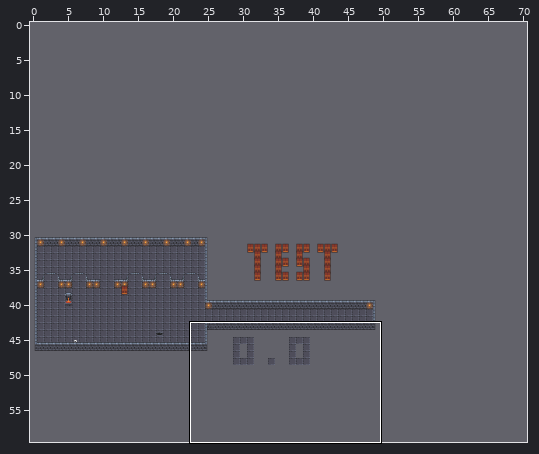
Tiled map (JSON), stored at assets/tilemaps/level-0-floor-0.json. The picture above shows the old version from afar; the outline marks the close-up.
Close-up. Before the commit:
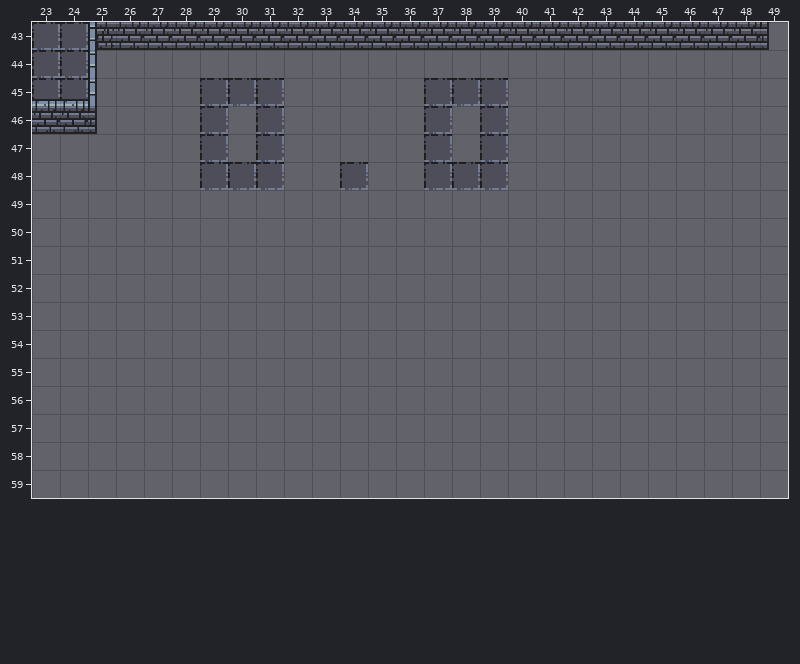
Cells are 32x32 px. Shown: x 23..49, y 43..59. The commit also changed other parts of the map, which this record leaves out. The old version is drawn lined up with the new one.
Now the later version:
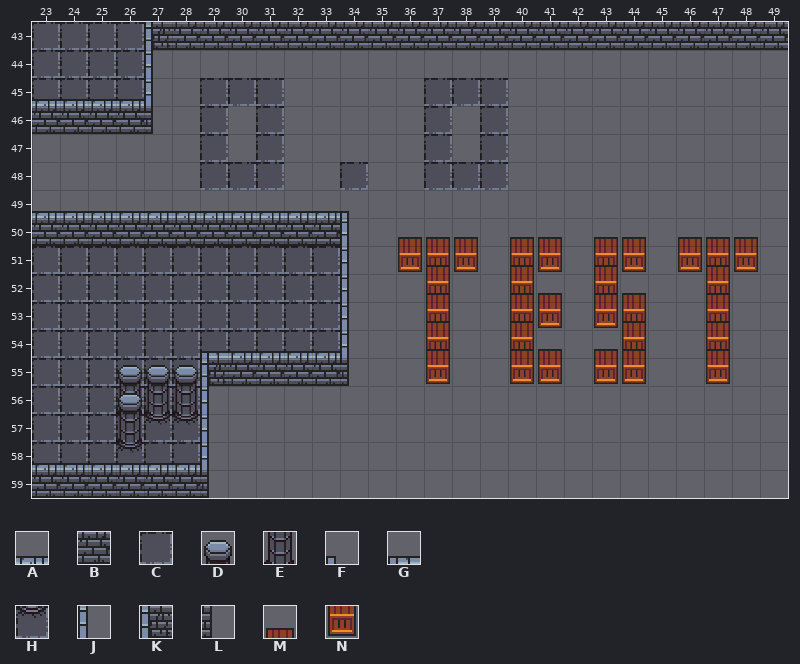
Key: from "tileset": A 2, B 9, C 29, D 40, E 47, F 50, G 51, H 55, J 57, K 58, L 64, M 76, N 83.
_ is an empty cell.
From old to new:
map size 50x25 -> 73x60 cells (old content now starts at 0,25; both pictures use the new coordinates)
Layer "walkable":
The edit adds tile C in rows 43 to 45 at x 25 to 26; in rows 51 to 54 at x 23 to 33; in rows 55 to 56 at x 23 to 28; in row 57 at x 23 to 26; in row 58 at x 23 to 25 and 27 to 28.
The edit adds tile H in row 57 at x 27 to 28; in row 58 at x 26.
Layer "block":
Tile L gives way to tile B in row 43 at x 49; in row 46 at x 25.
The edit adds tile B in row 46 at x 26; in row 50 at x 23 to 33; in row 55 at x 30 to 33; in row 59 at x 23 to 28.
The edit adds tile E in row 56 at x 26 to 28; in row 57 at x 26.
The edit adds tile J in rows 44 to 45 at x 27; in rows 50 to 54 at x 34; in rows 56 to 58 at x 29.
Tile B gives way to tile K in row 43 at x 27.
The edit adds tile K in row 55 at x 29.
The edit adds tile L in row 46 at x 27; in row 55 at x 34; in row 59 at x 29.
The edit adds tile N in row 51 at x 36 to 38, 40 to 41, 43 to 44 and 46 to 48; in row 52 at x 37, 40, 43 and 47; in row 53 at x 37, 40 to 41, 43 to 44 and 47; in row 54 at x 37, 40, 44 and 47; in row 55 at x 37, 40 to 41, 43 to 44 and 47.
The edit erases tile B in row 43 at x 26.
The edit erases tile J in rows 44 to 45 at x 25.
The edit erases tile K in row 43 at x 25.
Layer "above":
The edit adds tile A in row 45 at x 25 to 26; in row 49 at x 23 to 33; in row 54 at x 30 to 33; in row 58 at x 23 to 28.
The edit adds tile D in row 55 at x 26 to 28; in row 56 at x 26.
The edit adds tile F in row 49 at x 34.
The edit adds tile G in row 54 at x 29.
The edit adds tile M in row 50 at x 36 to 38, 40 to 41, 43 to 44 and 46 to 48; in row 51 at x 37, 40, 43 and 47; in row 52 at x 37, 40 to 41, 43 to 44 and 47; in row 53 at x 37, 40, 44 and 47; in row 54 at x 37, 40 to 41, 43 to 44 and 47.
Changed places in both close-ups, as pixel boxes (x1, y1, x2, y2):
changed: (88, 22, 172, 134)
changed: (760, 22, 788, 50)
added: (32, 211, 349, 498)
added: (398, 237, 478, 384)
added: (510, 237, 562, 384)
added: (594, 237, 646, 384)
added: (678, 237, 758, 384)
